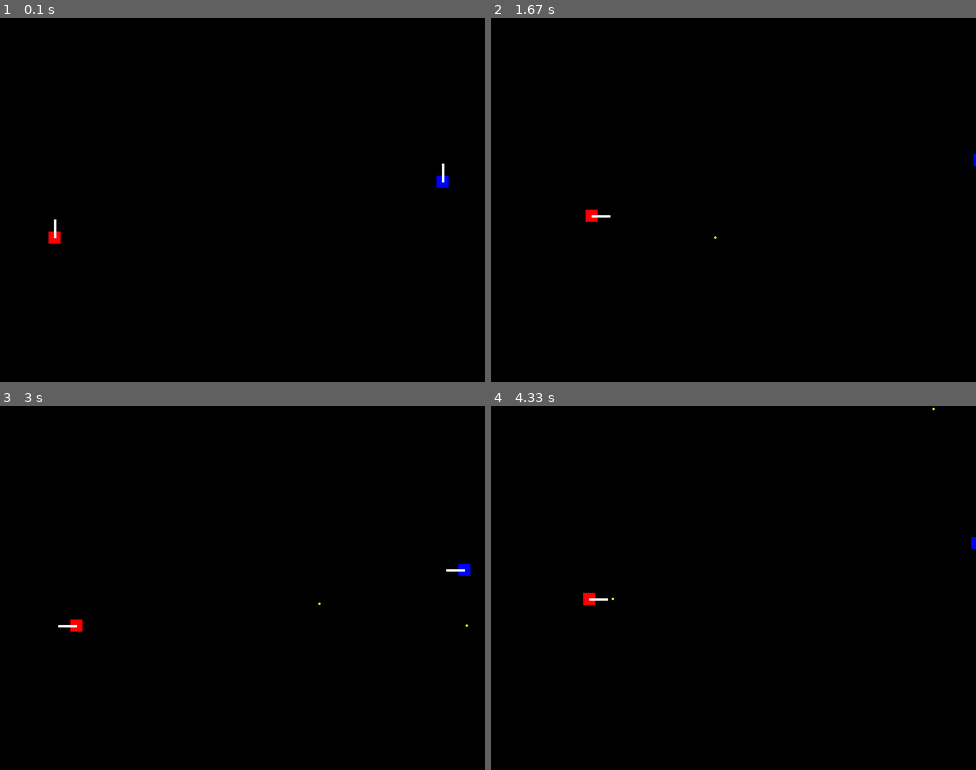
Above: before the commit, frames 1-4 (two rows, left to right).
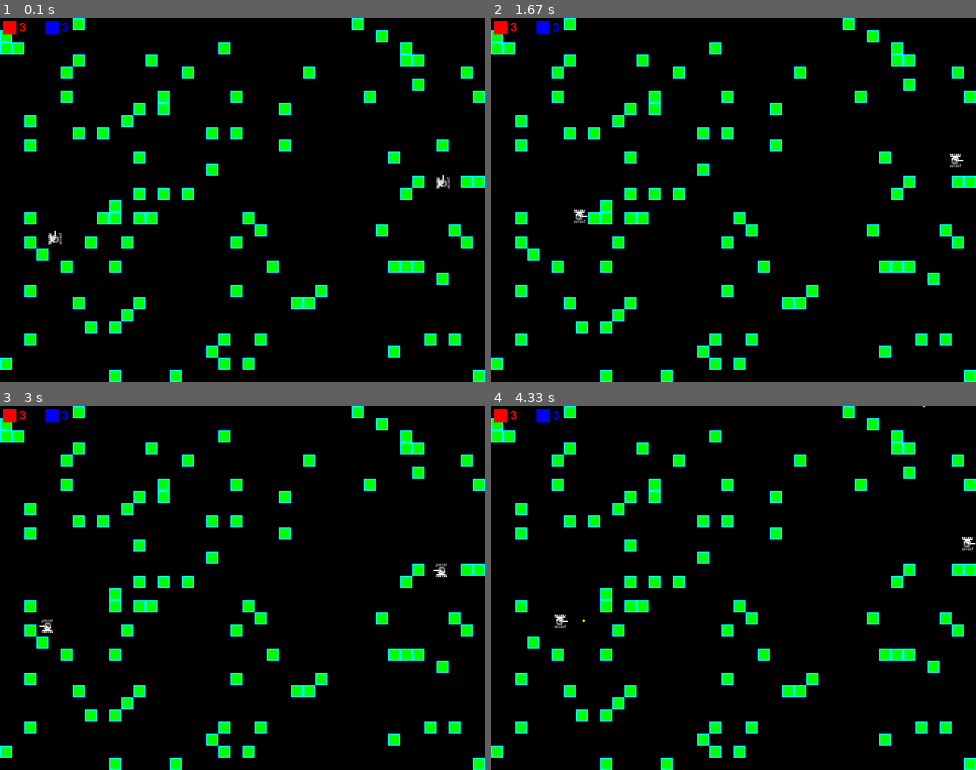
Above: after the commit, the same moments.

Repository: AlexeyAlekseev/pvp_tanks
Game: pygame game, started from main.py
Two runs of this game, one before a commit and one after it. Both use one fixed random seed, a clock stepped at 60 frames per second and the inputs below.
Inputs:
- Up to frame 1 (0.1 s): no input
- Up to frame 2 (1.67 s): tap Keypad Enter at 0.33, 0.82 s; hold Right 0.67-1.13 s; hold D 0.67-1.13 s; tap Space at 0.73, 1.03, 1.23, 1.57 s; hold Up 1.17-1.47 s; hold W 1.17-1.47 s; hold Right from 1.5 s (still down); hold D from 1.5 s (still down)
- Up to frame 3 (3 s): tap Space at 1.87, 2.07, 2.37, 2.63, 2.97 s; release Right at 1.97 s; release D at 1.97 s; hold Left 2-2.53 s; hold A 2-2.53 s; tap Keypad Enter at 2.15 s; hold Down 2.57-2.87 s; hold S 2.57-2.87 s; hold Left from 2.9 s (still down); hold A from 2.9 s (still down)
- Up to frame 4 (4.33 s): tap Space at 3.27, 3.4, 3.8, 4.1 s; release Left at 3.3 s; release A at 3.3 s; hold Up 3.33-3.7 s; hold W 3.33-3.7 s; tap Keypad Enter at 3.48 s; hold Right from 3.73 s (still down); hold D from 3.73 s (still down)

The runs differ from the first frame. In frame 1, 7.9% of the frame differs, in the area x 0-100%, y 0-100%; in frame 2, 7.7%; in frame 3, 7.7%; in frame 4, 7.6%.

Commit message:
Add game elements and enhance UI
This commit includes addition of new game elements like tanks, bullets and blocks. The tank class has been improved with attributes like rank, and the display mechanism has been enhanced using image assets instead of just shape drawing. The bullet class also has added checks for collisions. A new Block class has been added for creating block objects in the game. Significant updates have been made for the display of the game state on User Interface(UI) for better interaction.

Diff:
--- a/main.py
+++ b/main.py
@@ -1,4 +1,5 @@
 import sys
+from random import randint
 
 import pygame
 
@@ -6,7 +7,9 @@
 WHITE_COLOR = (255, 255, 255)
 RED_COLOR = (255, 0, 0)
 BLUE_COLOR = (0, 0, 255)
-CYAN_COLOR = (93, 216, 228)
+GREEN_COLOR = (0, 255, 0)
+CYAN_COLOR = (0, 255, 255)
+
 SCREEN_WIDTH, SCREEN_HEIGHT = 800, 600
 GRID_SIZE = 20
 GRID_WIDTH = SCREEN_WIDTH // GRID_SIZE
@@ -14,20 +17,55 @@
 SCREEN_CENTER = (SCREEN_WIDTH // 2, SCREEN_HEIGHT // 2)
 PLAYER1_INIT_POSITION = (round(SCREEN_WIDTH * 0.1), SCREEN_HEIGHT // 1.7)
 PLAYER2_INIT_POSITION = (round(SCREEN_WIDTH * 0.9), SCREEN_HEIGHT // 2.3)
+
 HP = 3
-
 SPEED = 2
 FPS = 60
 
 MOVES_INPUT = [[0, -1], [1, 0], [0, 1], [-1, 0]]
-
 PLAYER1_INPUT = (pygame.K_a, pygame.K_d, pygame.K_w, pygame.K_s, pygame.K_SPACE)
 PLAYER2_INPUT = (pygame.K_LEFT, pygame.K_RIGHT, pygame.K_UP, pygame.K_DOWN, pygame.K_KP_ENTER)
 
 clock = pygame.time.Clock()
 
 pygame.init()
+fontUI = pygame.font.Font(None, 30)
+image_brick = pygame.image.load("images/block_brick.png")
+image_tank = [
+    pygame.image.load("images/tank_level_0.png"),
+    pygame.image.load("images/tank_level_1.png"),
+    pygame.image.load("images/tank_level_2.png"),
+    pygame.image.load("images/tank_level_3.png"),
+    pygame.image.load("images/tank_level_4.png"),
+    pygame.image.load("images/tank_level_5.png"),
+    pygame.image.load("images/tank_level_6.png"),
+    pygame.image.load("images/tank_level_7.png")
+]
+image_bangs = [
+    pygame.image.load("images/bang_0.png"),
+    pygame.image.load("images/bang_1.png"),
+    pygame.image.load("images/bang_2.png")
+]
 screen = pygame.display.set_mode((SCREEN_WIDTH, SCREEN_HEIGHT), 0, 32)
+
+
+class UI:
+    def __init__(self):
+        pass
+
+    def update(self):
+        pass
+
+    def draw(self):
+        i = 0
+        for obj in objects:
+            if obj.type == 'tank':
+                pygame.draw.rect(screen, obj.color, (5 + i * 70, 5, 22, 22))
+
+                text = fontUI.render(str(obj.hit_points), 1, obj.color)
+                rect = text.get_rect(center=(5 + i * 70 + 32, 5 + 11))
+                screen.blit(text, rect)
+                i += 1
 
 
 class Tank:
@@ -36,10 +74,13 @@
         objects.append(self)
         self.type = 'tank'
         self.color = color
+        self.rank = 0
+        self.direct = direct
         self.rect = pygame.Rect(obj_coordinates[0], obj_coordinates[1], GRID_SIZE, GRID_SIZE)
-        self.direct = direct
+        self.image = pygame.transform.rotate(image_tank[self.rank], -self.direct * 90)
+        self.rect = self.image.get_rect(center=self.rect.center)
         self.speed = SPEED
-        self.hit_point = HP
+        self.hit_points = HP
 
         self.move_left = move_input[0]
         self.move_right = move_input[1]
@@ -53,6 +94,11 @@
         self.bullet_damage = 1
 
     def update(self):
+        self.image = pygame.transform.rotate(image_tank[self.rank], -self.direct * 90)
+        self.image = pygame.transform.scale(self.image, (self.image.get_width() - 5, self.image.get_height() - 5))
+        self.rect = self.image.get_rect(center=self.rect.center)
+
+        origin_x, origin_y = self.rect.topleft
         keys = pygame.key.get_pressed()
         if keys[self.move_left]:
             self.rect.x -= self.speed
@@ -67,6 +113,10 @@
             self.rect.y += self.speed
             self.direct = 2
 
+        for obj in objects:
+            if obj != self and self.rect.colliderect(obj.rect):
+                self.rect.topleft = origin_x, origin_y
+
         if keys[self.key_shoot] and self.shoot_timer == 0:
             bullet_x = MOVES_INPUT[self.direct][0] * self.bullet_speed
             bullet_y = MOVES_INPUT[self.direct][1] * self.bullet_speed
@@ -78,15 +128,16 @@
 
     def draw(self):
         """Отрисовывает объект на экране."""
-        pygame.draw.rect(screen, self.color, self.rect)
-
-        x = self.rect.centerx + MOVES_INPUT[self.direct][0] * 30
-        y = self.rect.centery + MOVES_INPUT[self.direct][1] * 30
-        pygame.draw.line(screen, 'white', self.rect.center, (x, y), 4)
+        # pygame.draw.rect(screen, self.color, self.rect)
+        #
+        # x = self.rect.centerx + MOVES_INPUT[self.direct][0] * 30
+        # y = self.rect.centery + MOVES_INPUT[self.direct][1] * 30
+        # pygame.draw.line(screen, 'white', self.rect.center, (x, y), 4)
+        screen.blit(self.image, self.rect)
 
     def damage(self, value):
-        self.hit_point -= value
-        if self.hit_point <= 0:
+        self.hit_points -= value
+        if self.hit_points <= 0:
             objects.remove(self)
 
 
@@ -97,28 +148,88 @@
         self.parent_x, self.parent_y = parent_x, parent_y
         self.bullet_x, self.bullet_y = bullet_x, bullet_y
         self.damage = damage
+        self.hit_points = 1
+        self.rect = pygame.Rect(parent_x, parent_y, 10, 10)
 
     def update(self):
         self.parent_x += self.bullet_x
         self.parent_y += self.bullet_y
-
-        if self.parent_x < 0 or self.parent_x > SCREEN_WIDTH or self.parent_y < 0 or self.parent_y > SCREEN_HEIGHT:
-            bullets.remove(self)
+        self.rect.x = self.parent_x  # update the rect position too
+        self.rect.y = self.parent_y
+
+        to_remove = []
+
+        if not (0 <= self.parent_x <= SCREEN_WIDTH) or not (0 <= self.parent_y <= SCREEN_HEIGHT):
+            to_remove.append(self)
         else:
             for obj in objects:
                 if obj != self.parent and obj.rect.collidepoint(self.parent_x, self.parent_y):
                     obj.damage(self.damage)
-                    bullets.remove(self)
+                    to_remove.append(self)
                     break
 
+        for bullet in bullets:
+            if bullet != self and self.rect.colliderect(bullet.rect):
+                to_remove.append(self)
+                to_remove.append(bullet)
+
+        for bullet in to_remove:
+            if bullet in bullets:
+                bullets.remove(bullet)
+
+    def damage(self, value):
+        self.hit_points -= value
+        if self.hit_points <= 0:
+            objects.remove(self)
+
     def draw(self):
         pygame.draw.circle(screen, 'yellow', (self.parent_x, self.parent_y), 2)
+
+
+class Block:
+    def __init__(self, obj_coordinates, size):
+        objects.append(self)
+        self.type = 'block'
+        self.rect = pygame.Rect(obj_coordinates[0], obj_coordinates[1], size, size)
+        self.hit_points = 1
+
+    def update(self):
+        pass
+
+    def damage(self, value):
+        self.hit_points -= value
+        if self.hit_points <= 0:
+            objects.remove(self)
+
+    def draw(self):
+        pygame.draw.rect(screen, GREEN_COLOR, self.rect)
+        pygame.draw.rect(screen, CYAN_COLOR, self.rect, 2)
+
+    @staticmethod
+    def is_colliding(rect, objects):
+        for obj in objects:
+            if rect.colliderect(obj.rect):
+                return True
+        return False
+
+    @staticmethod
+    def create_if_no_collision(objects, grid_size):
+        while True:
+            x = randint(0, SCREEN_WIDTH // GRID_SIZE - 1) * GRID_SIZE
+            y = randint(0, SCREEN_HEIGHT // GRID_SIZE - 1) * GRID_SIZE
+            rect = pygame.Rect(x, y, grid_size, grid_size)
+            if not Block.is_colliding(rect, objects):
+                return Block((x, y), grid_size)
 
 
 objects = []
 bullets = []
 Tank(RED_COLOR, PLAYER1_INIT_POSITION, 0, PLAYER1_INPUT)
 Tank(BLUE_COLOR, PLAYER2_INIT_POSITION, 0, PLAYER2_INPUT)
+ui = UI()
+
+for _ in range(90):
+    block = Block.create_if_no_collision(objects, GRID_SIZE)
 
 
 def main():
@@ -135,6 +246,7 @@
 
         for obj in objects:
             obj.update()
+        ui.update()
 
         screen.fill(BOARD_BACKGROUND_COLOR)
 
@@ -143,6 +255,7 @@
 
         for obj in objects:
             obj.draw()
+        ui.draw()
 
         pygame.display.update()
         clock.tick(FPS)
Renamed: images/bang1.png -> images/bang_0.png
Renamed: images/bang2.png -> images/bang_1.png
Renamed: images/bang3.png -> images/bang_2.png
Not shown, added: requirements.txt
